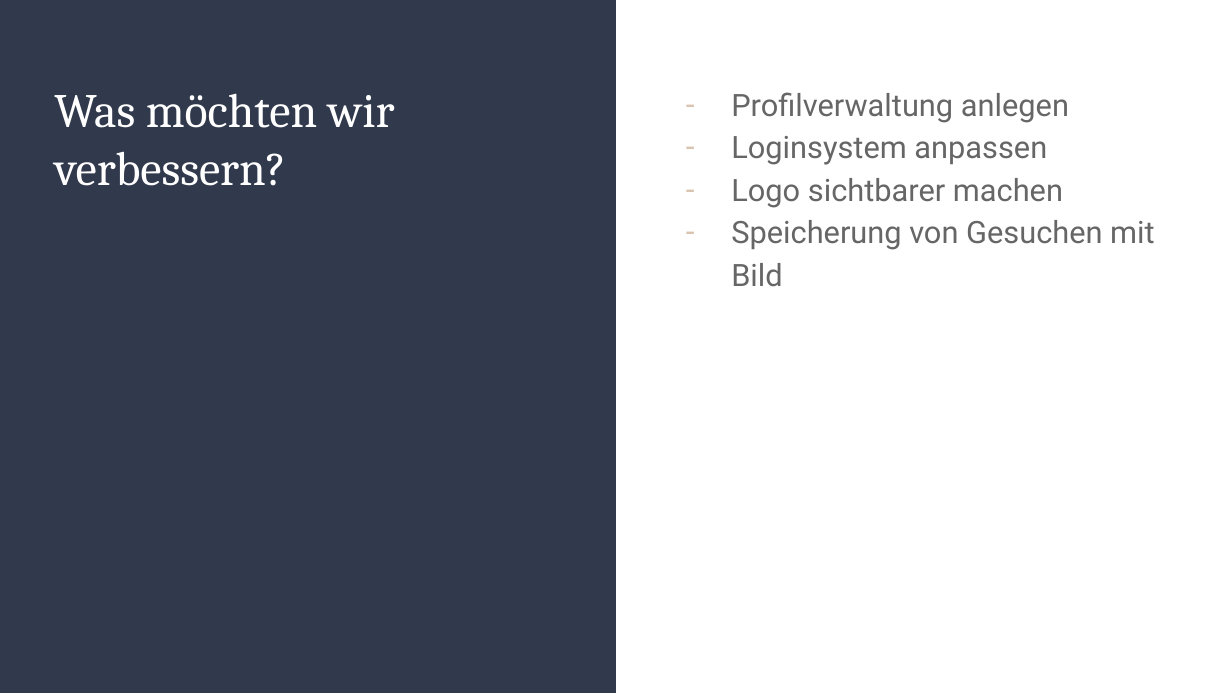
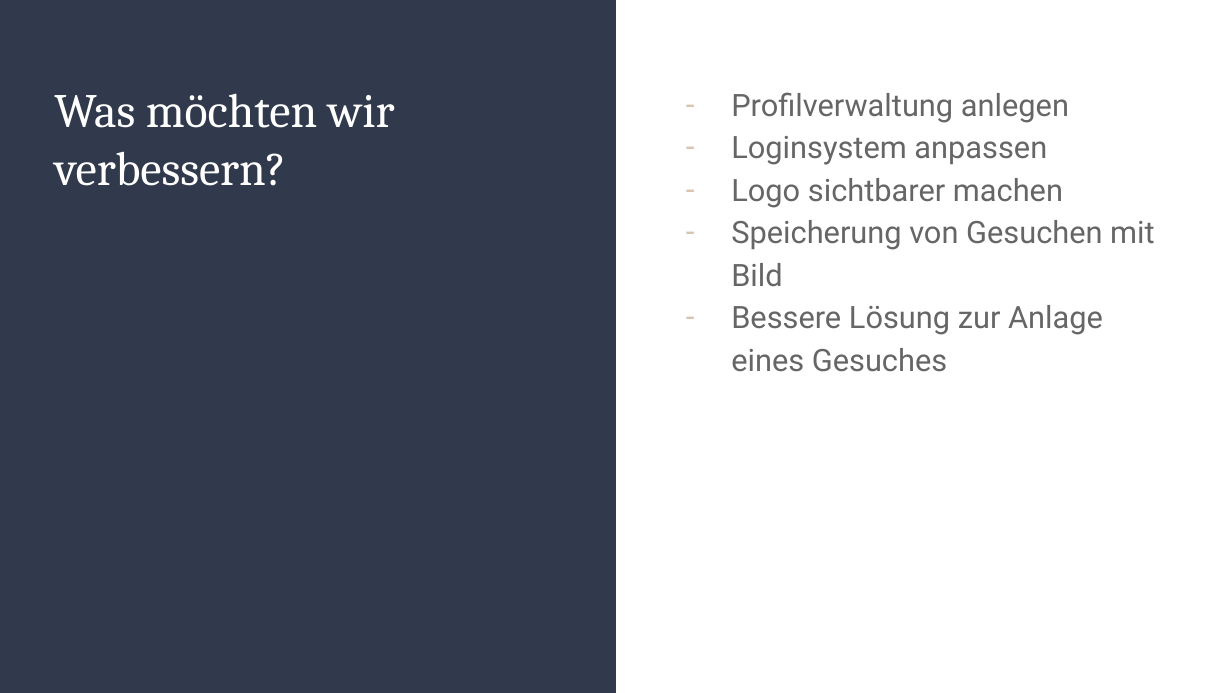
Before and after one commit to jb282/springbootexample, a slide deck: slide 4 of Präsentationen/Webprogrammierung_2.pptx. Drawn at 1232x693 pixels with LibreOffice and Linux fonts; fonts in the diff are those of the drawing. Boxes give left, top, right and bottom in pixels: in the first picture for what was removed or moved away, otherwise in the second. Text is boxed around its words. In the diff, an @@ line names an element or a change of style, - is before the commit and + after.

```diff
--- a/Präsentationen/Webprogrammierung_2.pptx
+++ b/Präsentationen/Webprogrammierung_2.pptx
@@ text at [731,305,1103,372]: paragraph added @@
+– Bessere Lösung zur Anlage eines Gesuches
```
Also in this commit, not shown: 1 other slide changed, 1 other file.
